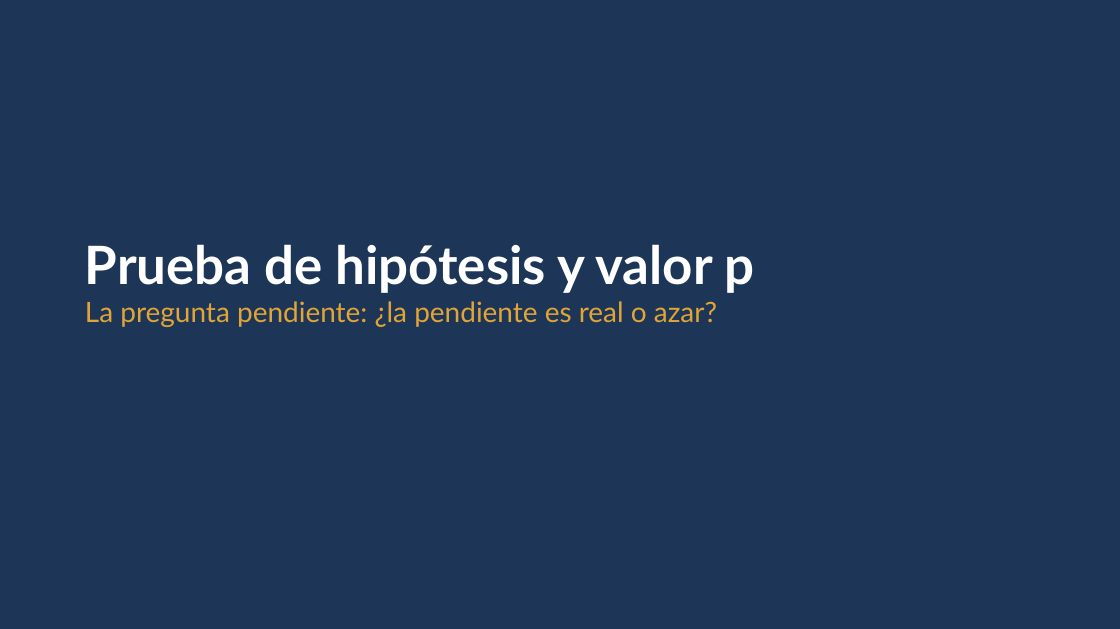
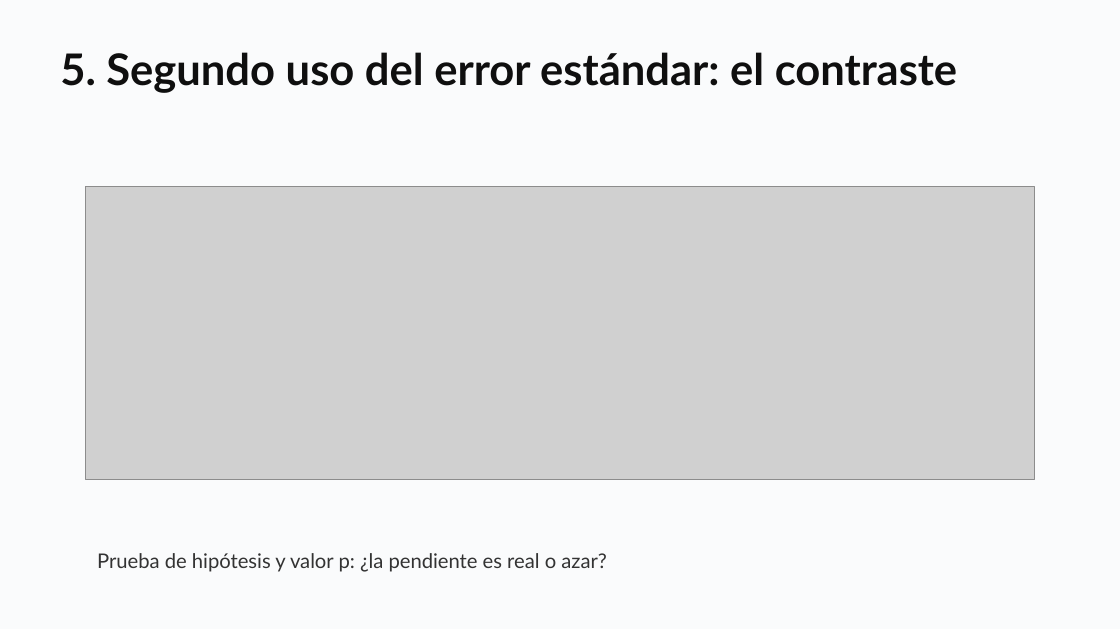
Before and after one commit to daniopitz/diplomado-cdd, a slide deck: slide 26 of presentaciones/clase05_probabilidad_inferencia.pptx (slide 21 before the commit). Drawn at 1120x629 pixels with LibreOffice and Linux fonts; fonts in the diff are those of the drawing; grey boxes stand for pictures. Boxes give left, top, right and bottom in pixels: in the first picture for what was removed or moved away, otherwise in the second. Text is boxed around its words. In the diff, an @@ line names an element or a change of style, - is before the commit and + after.

```diff
--- a/presentaciones/clase05_probabilidad_inferencia.pptx
+++ b/presentaciones/clase05_probabilidad_inferencia.pptx
@@ rectangle at [0, 0, 1120, 629]: fill #1D3557 to #FAFBFC @@
@@ text added at [60, 52, 957, 93], 28 pt, text #0F0F0F, bold @@
+5. Segundo uso del error estándar: el contraste
@@ picture added at [85, 187, 1034, 479] @@
@@ text at [97, 553, 607, 572]: text changed; size 18 to 13 pt; text colour #E0A437 to #333333 @@
-Prueba de hipótesis y valor p
-La pregunta pendiente: ¿la pendiente es real o azar?
+Prueba de hipótesis y valor p: ¿la pendiente es real o azar?
```
Also in this commit, not shown: 14 other slides changed, 8 slides added, 2 slides removed, 4 other files.
